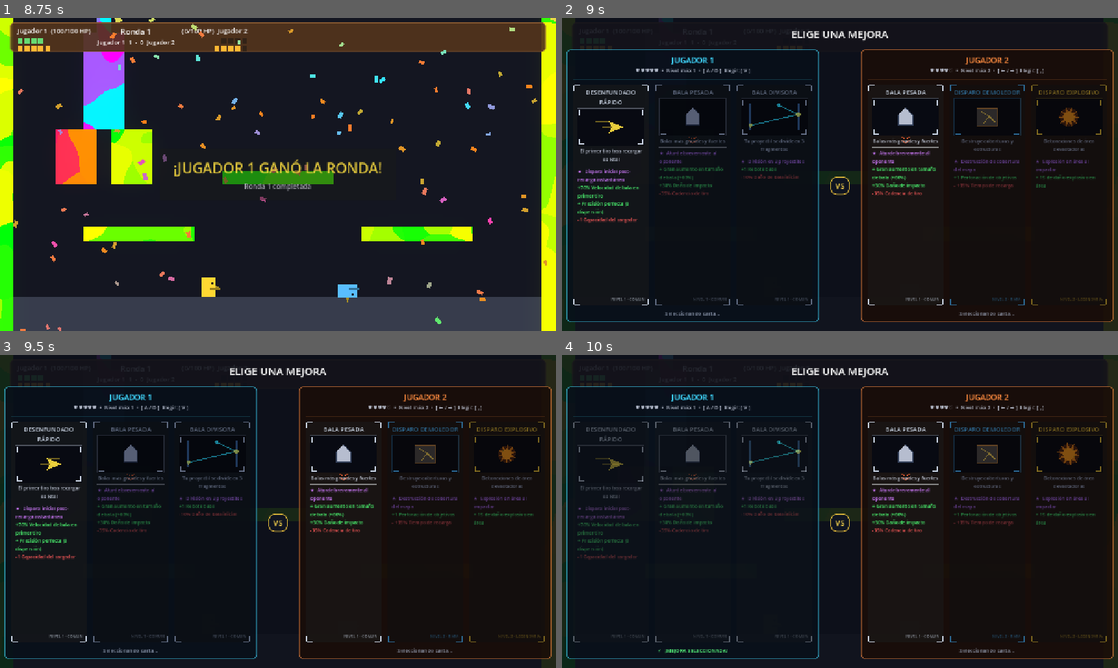
Above: before the commit, frames 1-4 (two rows, left to right).
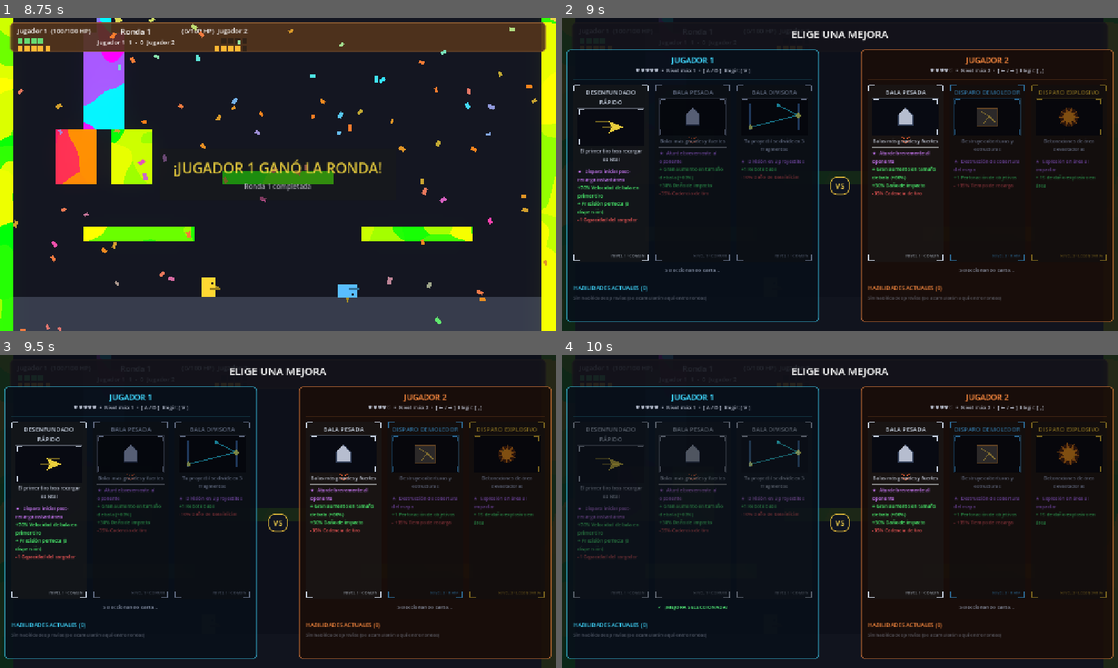
Above: after the commit, the same moments.

Repository: AdriR1ze/ONIET_Rounds
Game: Godot game, scene res://ui/main_menu.tscn
Two runs of this game, one before a commit and one after it. Both use one fixed random seed, a clock stepped at 60 frames per second and the inputs below.
Inputs (mouse positions are in pixels of both pictures, inside the frame that each line leads up to):
- Up to frame 1 (8.75 s): click "Jugar" at 0.5 s; click "Iniciar Partida" at 1.25 s; tap Enter at 2 s; move the mouse to (400, 158) at 2.02 s; tap V (p1_fire) every 1.5 s from 2.1 to 8.1 s; click (400, 158) at 2.17 s; drag from (166, 190) to (211, 287) at 2.77 s; move the mouse to (333, 105) at 3.52 s; click (333, 105) at 3.67 s; drag from (250, 237) to (111, 127) at 4.27 s; move the mouse to (444, 221) at 5.02 s; click (444, 221) at 5.17 s; drag from (111, 127) to (194, 96) at 5.77 s; move the mouse to (305, 174) at 6.52 s; click (305, 174) at 6.67 s; drag from (194, 96) to (211, 287) at 7.27 s; move the mouse to (400, 158) at 8.02 s; click (400, 158) at 8.17 s
- Up to frame 2 (9 s): drag from (728, 190) to (906, 287) at 8.77 s
- Up to frame 3 (9.5 s): no input
- Up to frame 4 (10 s): tap R (restart) at 9.5 s; move the mouse to (895, 442) at 9.52 s; tap V (p1_fire) at 9.6 s; click (895, 442) at 9.67 s

Frame 1 is identical in both runs. In frame 2, 1.5% of the frame differs, in the area x 2-98%, y 25-96%; in frame 3, 1.5%; in frame 4, 1.5%.

Commit message:
feat(ui): agregar bandeja de habilidades actuales estilo brotato en pantalla de mejoras

Diff:
--- a/rounds/ui/card_theme_window.gd
+++ b/rounds/ui/card_theme_window.gd
@@ -2,6 +2,7 @@
 
 @export var tema: StringName = &"default"
 @export var border_color: Color = Color(0.25, 0.8, 1.0, 0.8)
+@export var is_mini: bool = false
 
 var _time: float = 0.0
 
@@ -20,28 +21,34 @@
 func _draw() -> void:
 	var rect := Rect2(Vector2.ZERO, size)
 	var c := size / 2.0
+	var mini: bool = is_mini or size.x < 90.0
 
 	# Fondo oscuro de la ventana
 	draw_rect(rect, Color(0.03, 0.04, 0.07, 0.96))
 	# Borde sutil
-	draw_rect(rect, Color(border_color.r, border_color.g, border_color.b, 0.35), false, 1.0)
-
-	# Corchetes en las esquinas de la ventana (estilo ROUNDS)
-	var arm := 12.0
-	var thick := 2.0
+	draw_rect(rect, Color(border_color.r, border_color.g, border_color.b, 0.45 if mini else 0.35), false, 1.5 if mini else 1.0)
+
+	# Corchetes en las esquinas de la ventana
+	var arm := 6.0 if mini else 12.0
+	var thick := 1.5 if mini else 2.0
 	var bracket_col := border_color
 	# Superior Izquierda
-	draw_line(Vector2(4, 4), Vector2(4 + arm, 4), bracket_col, thick)
-	draw_line(Vector2(4, 4), Vector2(4, 4 + arm), bracket_col, thick)
+	draw_line(Vector2(3, 3), Vector2(3 + arm, 3), bracket_col, thick)
+	draw_line(Vector2(3, 3), Vector2(3, 3 + arm), bracket_col, thick)
 	# Superior Derecha
-	draw_line(Vector2(size.x - 4, 4), Vector2(size.x - 4 - arm, 4), bracket_col, thick)
-	draw_line(Vector2(size.x - 4, 4), Vector2(size.x - 4, 4 + arm), bracket_col, thick)
+	draw_line(Vector2(size.x - 3, 3), Vector2(size.x - 3 - arm, 3), bracket_col, thick)
+	draw_line(Vector2(size.x - 3, 3), Vector2(size.x - 3, 3 + arm), bracket_col, thick)
 	# Inferior Izquierda
-	draw_line(Vector2(4, size.y - 4), Vector2(4 + arm, size.y - 4), bracket_col, thick)
-	draw_line(Vector2(4, size.y - 4), Vector2(4, size.y - 4 - arm), bracket_col, thick)
+	draw_line(Vector2(3, size.y - 3), Vector2(3 + arm, size.y - 3), bracket_col, thick)
+	draw_line(Vector2(3, size.y - 3), Vector2(3, size.y - 3 - arm), bracket_col, thick)
 	# Inferior Derecha
-	draw_line(Vector2(size.x - 4, size.y - 4), Vector2(size.x - 4 - arm, size.y - 4), bracket_col, thick)
-	draw_line(Vector2(size.x - 4, size.y - 4), Vector2(size.x - 4, size.y - 4 - arm), bracket_col, thick)
+	draw_line(Vector2(size.x - 3, size.y - 3), Vector2(size.x - 3 - arm, size.y - 3), bracket_col, thick)
+	draw_line(Vector2(size.x - 3, size.y - 3), Vector2(size.x - 3, size.y - 3 - arm), bracket_col, thick)
+
+	if mini:
+		var sf := minf(size.x / 80.0, size.y / 80.0)
+		draw_set_transform(c, 0.0, Vector2(sf, sf))
+		c = Vector2.ZERO
 
 	# Dibujo temático
 	match tema:
@@ -72,6 +79,9 @@
 		_:
 			_draw_default(c)
 
+	if mini:
+		draw_set_transform(Vector2.ZERO, 0.0, Vector2.ONE)
+
 
 func _draw_toxico(c: Vector2) -> void:
 	# Resplandor central verde
@@ -87,7 +97,7 @@
 	for i in bubble_offsets.size():
 		var dy: float = fmod(_time * 24.0 * (1.0 + float(i) * 0.2), 48.0)
 		var b_pos: Vector2 = c + bubble_offsets[i] - Vector2(0.0, dy)
-		if b_pos.y > 6.0 and b_pos.y < size.y - 6.0:
+		if absf(b_pos.y - c.y) < 28.0:
 			var rad: float = radii[i]
 			draw_circle(b_pos, rad, Color(0.35, 1.0, 0.45, 0.75))
 			draw_circle(b_pos + Vector2(-rad * 0.3, -rad * 0.3), rad * 0.35, Color(0.9, 1.0, 0.9, 0.9))
@@ -128,9 +138,11 @@
 func _draw_laser(c: Vector2) -> void:
 	# Línea láser continua roja/cyan brillante
 	var y_beam := c.y
-	draw_line(Vector2(6, y_beam), Vector2(size.x - 6, y_beam), Color(1.0, 0.2, 0.2, 0.3), 8.0)
-	draw_line(Vector2(6, y_beam), Vector2(size.x - 6, y_beam), Color(1.0, 0.4, 0.4, 0.9), 3.0)
-	draw_line(Vector2(6, y_beam), Vector2(size.x - 6, y_beam), Color(1.0, 1.0, 1.0, 1.0), 1.0)
+	var x1 := -44.0 if c == Vector2.ZERO else 6.0
+	var x2 := 44.0 if c == Vector2.ZERO else size.x - 6.0
+	draw_line(Vector2(x1, y_beam), Vector2(x2, y_beam), Color(1.0, 0.2, 0.2, 0.3), 8.0)
+	draw_line(Vector2(x1, y_beam), Vector2(x2, y_beam), Color(1.0, 0.4, 0.4, 0.9), 3.0)
+	draw_line(Vector2(x1, y_beam), Vector2(x2, y_beam), Color(1.0, 1.0, 1.0, 1.0), 1.0)
 	# Retícula de puntería
 	var reticle_col := Color(0.2, 0.9, 1.0, 0.85)
 	draw_arc(c, 22.0, 0, TAU, 32, reticle_col, 1.5)
@@ -148,9 +160,11 @@
 	# Bloque magenta
 	draw_rect(Rect2(c + Vector2(-22 - glitch_shift, -8), Vector2(50, 24)), Color(1.0, 0.15, 0.8, 0.5))
 	# Scanlines
+	var x1 := -36.0 if c == Vector2.ZERO else 8.0
+	var x2 := 36.0 if c == Vector2.ZERO else size.x - 8.0
 	for i in 6:
 		var y_scan := c.y - 20 + i * 8.0
-		draw_line(Vector2(8, y_scan), Vector2(size.x - 8, y_scan), Color(0.9, 1.0, 1.0, 0.25), 1.0)
+		draw_line(Vector2(x1, y_scan), Vector2(x2, y_scan), Color(0.9, 1.0, 1.0, 0.25), 1.0)
 	# Texto de error pixelado
 	draw_rect(Rect2(c + Vector2(-14, -6), Vector2(28, 12)), Color.WHITE)
 
@@ -158,12 +172,16 @@
 func _draw_rebote(c: Vector2) -> void:
 	# Paredes reflectoras en los bordes
 	var wall_col := Color(0.4, 0.7, 1.0, 0.6)
-	draw_line(Vector2(20, 12), Vector2(20, size.y - 12), wall_col, 4.0)
-	draw_line(Vector2(size.x - 20, 12), Vector2(size.x - 20, size.y - 12), wall_col, 4.0)
+	var x1 := -34.0 if c == Vector2.ZERO else 20.0
+	var x2 := 34.0 if c == Vector2.ZERO else size.x - 20.0
+	var y1 := -28.0 if c == Vector2.ZERO else 12.0
+	var y2 := 28.0 if c == Vector2.ZERO else size.y - 12.0
+	draw_line(Vector2(x1, y1), Vector2(x1, y2), wall_col, 4.0)
+	draw_line(Vector2(x2, y1), Vector2(x2, y2), wall_col, 4.0)
 	# Trayectoria zig zag
-	var p1 := Vector2(22, size.y - 24)
-	var p2 := Vector2(size.x - 22, c.y - 6)
-	var p3 := Vector2(c.x + 10, 16)
+	var p1 := Vector2(x1 + 2.0, y2 - 8.0)
+	var p2 := Vector2(x2 - 2.0, c.y - 4.0)
+	var p3 := Vector2(c.x + 8.0, y1 + 4.0)
 	draw_line(p1, p2, Color(0.2, 0.95, 1.0, 0.9), 2.5)
 	draw_line(p2, p3, Color(0.2, 0.95, 1.0, 0.9), 2.5)
 	# Chispas de rebote
@@ -245,7 +263,7 @@
 func _draw_fantasma(c: Vector2) -> void:
 	# Muro intermedio segmentado
 	for i in 4:
-		var y_w: float = 14.0 + float(i) * 14.0
+		var y_w: float = c.y - 21.0 + float(i) * 14.0
 		draw_line(Vector2(c.x, y_w), Vector2(c.x, y_w + 8.0), Color(0.6, 0.6, 0.7, 0.5), 5.0)
 	# Bala espectral que atraviesa
 	var ghost_col := Color(0.75, 0.5, 1.0, 0.75)
--- a/rounds/ui/upgrade_screen.gd
+++ b/rounds/ui/upgrade_screen.gd
@@ -4,6 +4,13 @@
 
 const CARD_SCENE := preload("res://ui/upgrade_card.tscn")
 const OPCIONES_POR_JUGADOR := 3
+
+const COLORES_RAREZA := {
+	UpgradeDefinition.Rareza.COMUN: Color(0.78, 0.82, 0.88),
+	UpgradeDefinition.Rareza.RARA: Color(0.35, 0.8, 1.0),
+	UpgradeDefinition.Rareza.EPICA: Color(0.82, 0.45, 1.0),
+	UpgradeDefinition.Rareza.LEGENDARIA: Color(1.0, 0.78, 0.2),
+}
 
 @onready var _contenedor: HBoxContainer = $Contenedor
 @onready var _titulo: Label = $Titulo
@@ -140,6 +147,141 @@
 	status_lbl.modulate = Color(0.7, 0.75, 0.85, 0.75)
 	v_box.add_child(status_lbl)
 	_status_labels[numero] = status_lbl
+
+	# Sección de Habilidades Actuales (Estilo Brotato)
+	_crear_seccion_habilidades_actuales(v_box, numero, color_acento)
+
+
+func _crear_seccion_habilidades_actuales(v_box: VBoxContainer, numero: int, color_acento: Color) -> void:
+	var mejoras := RunManager.mejoras_de(numero)
+
+	# Agrupar por id para mostrar cantidades apiladas (ej: x2, x3) estilo Brotato
+	var agrupadas: Array[Dictionary] = []
+	var mapa_pos: Dictionary = {}
+	for def in mejoras:
+		if def == null:
+			continue
+		if mapa_pos.has(def.id):
+			var idx: int = mapa_pos[def.id]
+			agrupadas[idx]["count"] += 1
+		else:
+			mapa_pos[def.id] = agrupadas.size()
+			agrupadas.append({"def": def, "count": 1})
+
+	var sep := HSeparator.new()
+	sep.modulate = Color(color_acento.r, color_acento.g, color_acento.b, 0.30)
+	v_box.add_child(sep)
+
+	var contenedor_seccion := VBoxContainer.new()
+	contenedor_seccion.add_theme_constant_override("separation", 6)
+	v_box.add_child(contenedor_seccion)
+
+	# Encabezado de la sección
+	var header := HBoxContainer.new()
+	header.alignment = BoxContainer.ALIGNMENT_BEGIN
+	contenedor_seccion.add_child(header)
+
+	var lbl_titulo := Label.new()
+	lbl_titulo.text = "HABILIDADES ACTUALES (%d)" % mejoras.size()
+	lbl_titulo.add_theme_font_size_override("font_size", 13)
+	lbl_titulo.modulate = color_acento
+	header.add_child(lbl_titulo)
+
+	var lbl_detalle := Label.new()
+	lbl_detalle.text = "  •  Pasa el cursor sobre un objeto para ver sus efectos" if not agrupadas.is_empty() else ""
+	lbl_detalle.add_theme_font_size_override("font_size", 11)
+	lbl_detalle.modulate = Color(0.75, 0.78, 0.85, 0.65)
+	lbl_detalle.size_flags_horizontal = Control.SIZE_EXPAND_FILL
+	header.add_child(lbl_detalle)
+
+	# Contenedor horizontal con scroll si excede
+	var scroll := ScrollContainer.new()
+	scroll.horizontal_scroll_mode = ScrollContainer.SCROLL_MODE_AUTO
+	scroll.vertical_scroll_mode = ScrollContainer.SCROLL_MODE_DISABLED
+	scroll.custom_minimum_size = Vector2(0, 52)
+	contenedor_seccion.add_child(scroll)
+
+	var tray := HBoxContainer.new()
+	tray.alignment = BoxContainer.ALIGNMENT_BEGIN
+	tray.add_theme_constant_override("separation", 8)
+	scroll.add_child(tray)
+
+	if agrupadas.is_empty():
+		var lbl_vacio := Label.new()
+		lbl_vacio.text = "Sin habilidades previas (se acumularán aquí entre rondas)"
+		lbl_vacio.add_theme_font_size_override("font_size", 11)
+		lbl_vacio.modulate = Color(0.55, 0.58, 0.65, 0.55)
+		tray.add_child(lbl_vacio)
+		return
+
+	var theme_script: Script = load("res://ui/card_theme_window.gd")
+
+	for item in agrupadas:
+		var def: UpgradeDefinition = item["def"]
+		var count: int = item["count"]
+		var col_rareza: Color = COLORES_RAREZA.get(def.rareza, Color(0.78, 0.82, 0.88))
+
+		# Marco de la casilla estilo Brotato
+		var badge := PanelContainer.new()
+		badge.custom_minimum_size = Vector2(46, 46)
+		badge.mouse_filter = Control.MOUSE_FILTER_STOP
+
+		var b_sb := StyleBoxFlat.new()
+		b_sb.bg_color = Color(0.04, 0.06, 0.09, 0.95)
+		b_sb.border_color = Color(col_rareza.r, col_rareza.g, col_rareza.b, 0.85)
+		b_sb.set_border_width_all(2)
+		b_sb.set_corner_radius_all(6)
+		badge.add_theme_stylebox_override("panel", b_sb)
+
+		# Margen interior
+		var margin := MarginContainer.new()
+		margin.add_theme_constant_override("margin_left", 3)
+		margin.add_theme_constant_override("margin_top", 3)
+		margin.add_theme_constant_override("margin_right", 3)
+		margin.add_theme_constant_override("margin_bottom", 3)
+		badge.add_child(margin)
+
+		# Ventana temática animada en miniatura
+		var theme_win: Control = theme_script.new()
+		theme_win.custom_minimum_size = Vector2(38, 38)
+		theme_win.set_tema(def.tema, col_rareza)
+		margin.add_child(theme_win)
+
+		# Etiqueta de cantidad (x2, x3) si está apilada
+		if count > 1:
+			var count_lbl := Label.new()
+			count_lbl.text = "x%d" % count
+			count_lbl.add_theme_font_size_override("font_size", 10)
+			count_lbl.horizontal_alignment = HORIZONTAL_ALIGNMENT_RIGHT
+			count_lbl.vertical_alignment = VERTICAL_ALIGNMENT_BOTTOM
+			count_lbl.modulate = Color(1.0, 1.0, 1.0, 1.0)
+			badge.add_child(count_lbl)
+
+		# Tooltip detallado
+		var tooltip_lines: Array[String] = [
+			"%s  [%s • %s]" % [def.titulo.to_upper(), def.nivel_texto().to_upper(), def.rareza_texto().to_upper()],
+			def.subtitulo if not def.subtitulo.is_empty() else def.descripcion,
+			""
+		]
+		for m in def.mecanicas:
+			tooltip_lines.append("★  " + m)
+		for v in def.ventajas:
+			tooltip_lines.append("+  " + (v if v.begins_with("+") else "+ " + v))
+		for d in def.desventajas:
+			tooltip_lines.append("-  " + (d if d.begins_with("-") else "- " + d))
+		badge.tooltip_text = "\n".join(tooltip_lines)
+
+		# Eventos de hover para actualizar texto de detalle dinámico
+		badge.mouse_entered.connect(func():
+			lbl_detalle.text = "  •  %s: %s" % [def.titulo, def.subtitulo if not def.subtitulo.is_empty() else def.descripcion]
+			lbl_detalle.modulate = col_rareza
+		)
+		badge.mouse_exited.connect(func():
+			lbl_detalle.text = "  •  Pasa el cursor sobre un objeto para ver sus efectos"
+			lbl_detalle.modulate = Color(0.75, 0.78, 0.85, 0.65)
+		)
+
+		tray.add_child(badge)
 
 
 func _crear_divisor_central() -> void:
